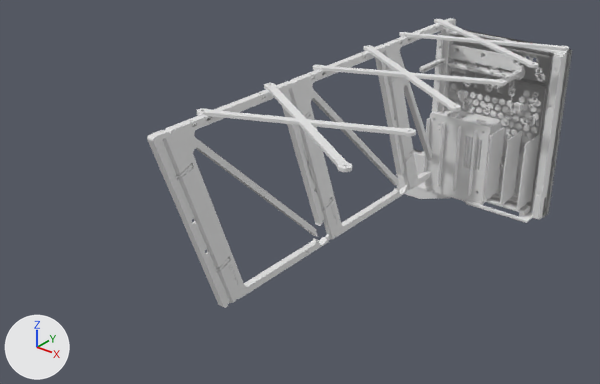
Renders of the glTF model site/assets/parts.glb from each side of a commit.
The view is the same before and after, from a 50 mm lens placed at (493.0, -916.0, 478.0), pointed at (15.0, -318.0, 107.0). Arrows for +X, +Y and +Z are at lower left; the lights stay in place. The first picture is the older version.

Script lines for the objects in view, before the commit:
```python
me_camera_pod = bpy.data.meshes.new('camera_pod')
me_camera_pod.from_pydata(...)  # 572 vertices, 1148 faces; spans x -63.9..21.0, y 0.0..17.4, z -36.3..29.0
me_ladder_cap = bpy.data.meshes.new('ladder_cap')
me_ladder_cap.from_pydata(...)  # 402 vertices, 808 faces; spans x 0.0..7.0, y -500.0..-409.0, z 19.0..222.0
me_plate = bpy.data.meshes.new('plate')
me_plate.from_pydata(...)  # 7392 vertices, 15508 faces; spans x 0.0..134.0, y -5.0..0.0, z 0.0..159.0
ob_camera_pod = bpy.data.objects.new('camera_pod', me_camera_pod)
ob_camera_pod.location = (0.0, 0.0, 0.0)
ob_ladder_cap = bpy.data.objects.new('ladder_cap', me_ladder_cap)
ob_ladder_cap.location = (0.0, 0.0, 0.0)
ob_plate = bpy.data.objects.new('plate', me_plate)
ob_plate.location = (0.0, 0.0, 0.0)
# also in view: 'slot_bin' at (67.0, -21.0, 80.0); 'drawer' at (71.0, -8.0, 106.0); 'tray' at (79.0, -15.0, 105.0); 'cap_plate' at (79.0, -8.0, 105.0); 'drawer_front' at (71.0, -20.0, 6.0)
```
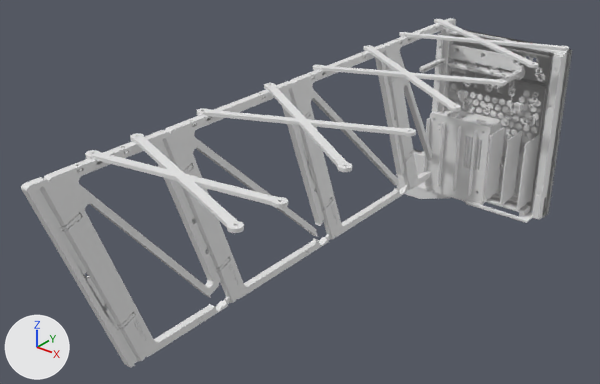
What differs and where, as boxes (x1, y1, x2, y2) in the pictures (600 x 384 px):
```json
{"object": "ladder_c", "change": "added", "after": [44, 130, 237, 357]}
{"object": "ladder_cap", "change": "reshaped", "before": [147, 130, 237, 308], "after": [21, 177, 146, 368], "on screen": "38% wider, 7% taller"}
{"object": "brace_c", "change": "added", "after": [85, 133, 288, 233]}
{"part": 1, "of": "me_ladder_cap", "change": "added", "after": [21, 177, 146, 368]}
```

Edits to the scene script, one JSON object a line:
```json
{"block": "me_ladder_cap", "where": "# used by ob_ladder_cap; location = (0.0, 0.0, 0.0)"}
{"op": "remove", "block": "me_ladder_cap", "code": "me_ladder_cap.from_pydata(...)  # 402 vertices, 808 faces; spans x 0.0..7.0, y -500.0..-409.0, z 19.0..222.0"}
{"op": "add", "block": "me_ladder_cap", "code": "me_ladder_cap.from_pydata(...)  # 400 vertices, 804 faces; spans x 0.0..7.0, y -620.0..-529.0, z 19.0..222.0"}
{"block": "me_ladder_cap", "change": "me_ladder_cap part 1: 400 vertices added at x 0.0..7.0, y -620.0..-529.0, z 19.0..222.0"}
{"block": "me_ladder_cap", "change": "other edits to the shape of me_ladder_cap do not show in these pictures"}
{"op": "add", "block": "me_ladder_c", "code": ["me_ladder_c = bpy.data.meshes.new('ladder_c')", "me_ladder_c.from_pydata(...)  # 1420 vertices, 2884 faces; spans x 0.0..7.0, y -603.0..-409.0, z 19.0..222.0"]}
{"op": "add", "block": "me_brace_c", "code": ["me_brace_c = bpy.data.meshes.new('brace_c')", "me_brace_c.from_pydata(...)  # 408 vertices, 828 faces; spans x -5.0..171.0, y -578.0..-504.0, z 222.0..225.0"]}
{"op": "add", "block": "ob_ladder_c", "code": ["ob_ladder_c = bpy.data.objects.new('ladder_c', me_ladder_c)", "ob_ladder_c.location = (0.0, 0.0, 0.0)"]}
{"op": "add", "block": "ob_brace_c", "code": ["ob_brace_c = bpy.data.objects.new('brace_c', me_brace_c)", "ob_brace_c.location = (0.0, 0.0, 0.0)"]}
```
